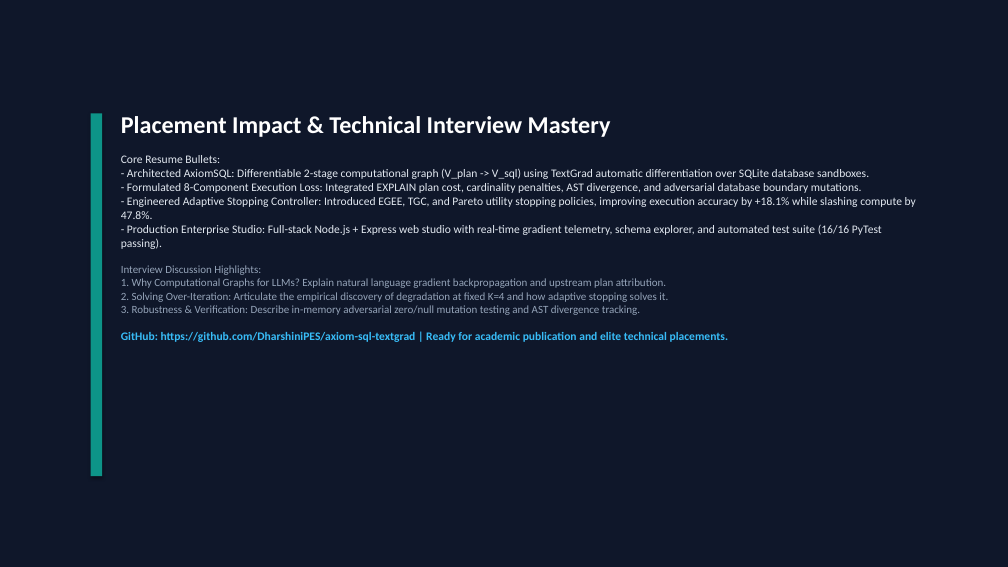
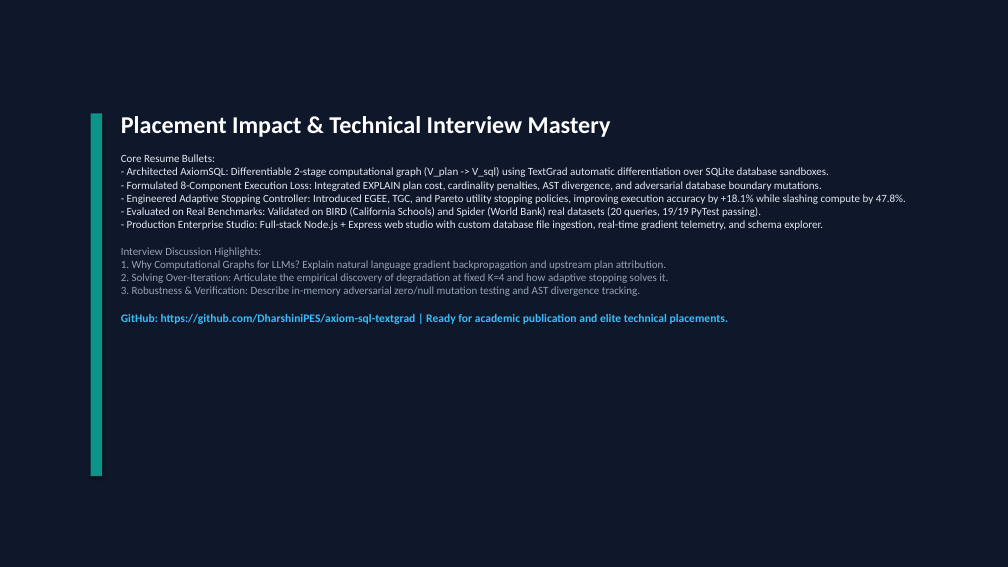
Before and after one commit to DharshiniPES/axiom-sql-textgrad, a slide deck: slide 14 of presentation/AxiomSQL_Presentation.pptx. Drawn at 1008x567 pixels with LibreOffice and Linux fonts; fonts in the diff are those of the drawing. Boxes give left, top, right and bottom in pixels: in the first picture for what was removed or moved away, otherwise in the second. Text is boxed around its words. In the diff, an @@ line names an element or a change of style, - is before the commit and + after.

Commit message:
feat: integrate real spider/bird datasets and custom database upload

```diff
--- a/presentation/AxiomSQL_Presentation.pptx
+++ b/presentation/AxiomSQL_Presentation.pptx
@@ text at bbox=[121, 154, 906, 230]: text changed; size 11 to 10.5 pt @@
-Core Resume Bullets:
-- Architected AxiomSQL: Differentiable 2-stage computational graph (V_plan -> V_sql) using TextGrad automatic differentiation over SQLite database sandboxes.
-- Formulated 8-Component Execution Loss: Integrated EXPLAIN plan cost, cardinality penalties, AST divergence, and adversarial database boundary mutations.
-- Engineered Adaptive Stopping Controller: Introduced EGEE, TGC, and Pareto utility stopping policies, improving execution accuracy by +18.1% while slashing compute by 47.8%.
-- Production Enterprise Studio: Full-stack Node.js + Express web studio with real-time gradient telemetry, schema explorer, and automated test suite (16/16 PyTest passing).
+Core Resume Bullets:
+- Architected AxiomSQL: Differentiable 2-stage computational graph (V_plan -> V_sql) using TextGrad automatic differentiation over SQLite database sandboxes.
+- Formulated 8-Component Execution Loss: Integrated EXPLAIN plan cost, cardinality penalties, AST divergence, and adversarial database boundary mutations.
+- Engineered Adaptive Stopping Controller: Introduced EGEE, TGC, and Pareto utility stopping policies, improving execution accuracy by +18.1% while slashing compute by 47.8%.
+- Evaluated on Real Benchmarks: Validated on BIRD (California Schools) and Spider (World Bank) real datasets (20 queries, 19/19 PyTest passing).
+- Production Enterprise Studio: Full-stack Node.js + Express web studio with custom database file ingestion, real-time gradient telemetry, and schema explorer.
```
Also in this commit, not shown: 2 other slides changed, 13 other files.
